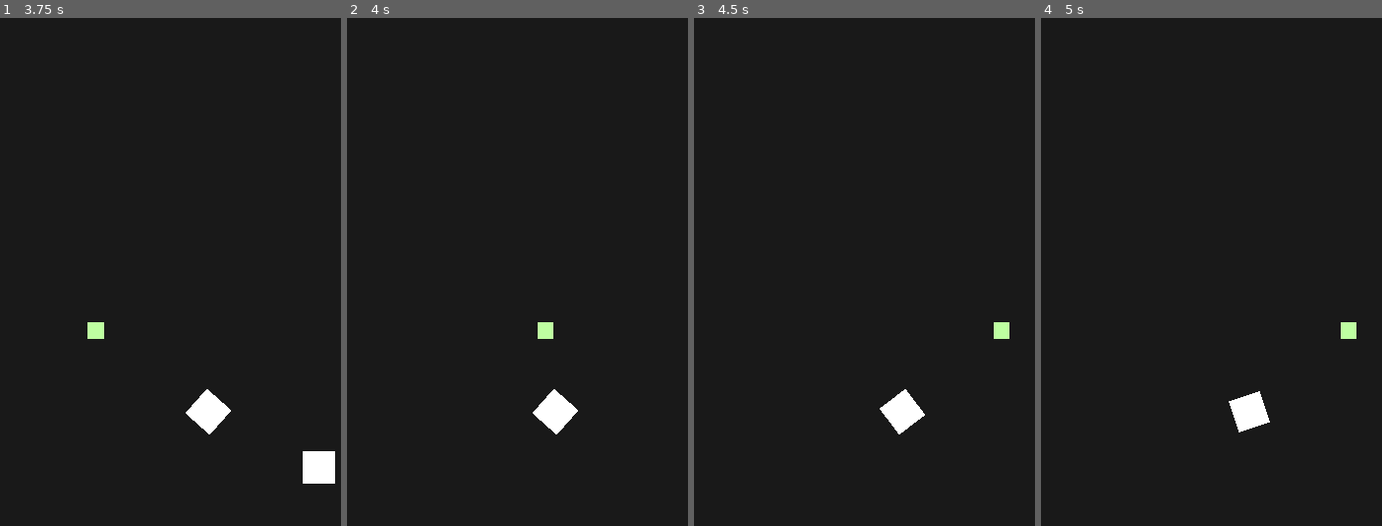
Above: before the commit, frames 1-4 (left to right).
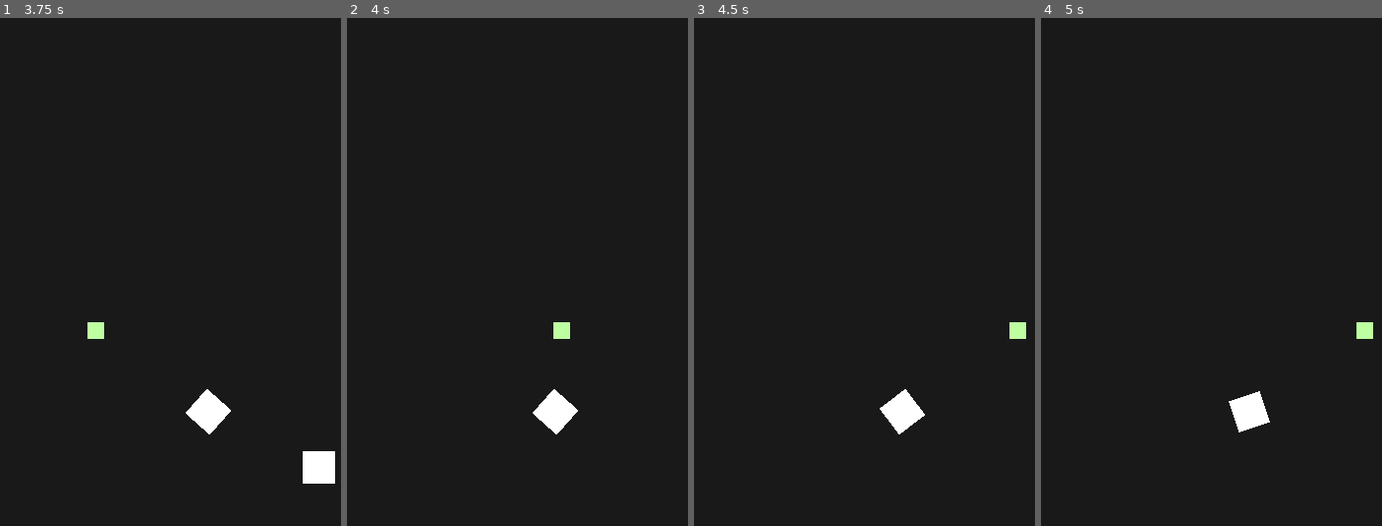
Above: after the commit, the same moments.

Repository: kuma-gee/explosive-delivery
Game: Godot game, scene res://src/bootsplash/SplashScreen.tscn
The game is run twice, just before and just after one commit, with the same random seed, the same clock (stepped at 60 frames per second) and the same inputs.
Inputs (mouse positions are in pixels of both pictures, inside the frame that each line leads up to):
- Up to frame 1 (3.75 s): tap Enter at 0.5 s; move the mouse to (306, 373) at 0.52 s; hold D (move_right) 0.53-1.25 s; tap Shift (sprint, bound only after the commit) at 0.6, 2.1 s; click (306, 373) at 0.67 s; drag from (119, 449) to (outside the picture) at 1.27 s; tap Space (interact) at 2 s; move the mouse to (252, 236) at 2.02 s; hold D (move_right) 2.03-2.75 s; drag from (outside the picture) to (75, 292) at 2.77 s; move the mouse to (outside the picture) at 3.52 s; hold A (move_left) from 3.53 s (still down); tap Ctrl at 3.6 s
- Up to frame 2 (4 s): keep holding A (move_left); tap Shift (sprint, bound only after the commit) at 3.8 s
- Up to frame 3 (4.5 s): release A (move_left) at 4.25 s; drag from (769, 292) to (837, 216) at 4.27 s
- Up to frame 4 (5 s): no input

Frame 1 is identical in both runs. In frame 2, 0.3% of the frame differs, in the area x 55-66%, y 59-64%; in frame 3, 0.3%; in frame 4, 0.3%.

Commit message:
add sprinting

Diff:
--- a/project.godot
+++ b/project.godot
@@ -208,6 +208,12 @@
 , Object(InputEventJoypadButton,"resource_local_to_scene":false,"resource_name":"","device":0,"button_index":0,"pressure":0.0,"pressed":false,"script":null)
  ]
 }
+sprint={
+"deadzone": 0.5,
+"events": [ Object(InputEventKey,"resource_local_to_scene":false,"resource_name":"","device":0,"alt":false,"shift":false,"control":false,"meta":false,"command":false,"pressed":false,"scancode":16777237,"physical_scancode":0,"unicode":0,"echo":false,"script":null)
+, Object(InputEventJoypadButton,"resource_local_to_scene":false,"resource_name":"","device":0,"button_index":1,"pressure":0.0,"pressed":false,"script":null)
+ ]
+}
 
 [layer_names]
 
--- a/src/prototyping/behaviour/PlayerMoveTop2D.gd
+++ b/src/prototyping/behaviour/PlayerMoveTop2D.gd
@@ -1,15 +1,21 @@
 class_name PlayerMoveTop2D extends Node
 
 export var speed := 500
+export var sprint_speed := 800
 
 export var input_path: NodePath
 onready var input := get_node(input_path)
 
 onready var body: KinematicBody2D = get_parent()
 
+onready var current_speed = speed
+
+func _process(_delta):
+	current_speed = sprint_speed if input.is_pressed("sprint") else speed
+
 func _physics_process(_delta):
 	var dir = _get_motion()
-	body.move_and_slide(dir * speed)
+	body.move_and_slide(dir * current_speed)
 
 
 func _get_motion() -> Vector2:
